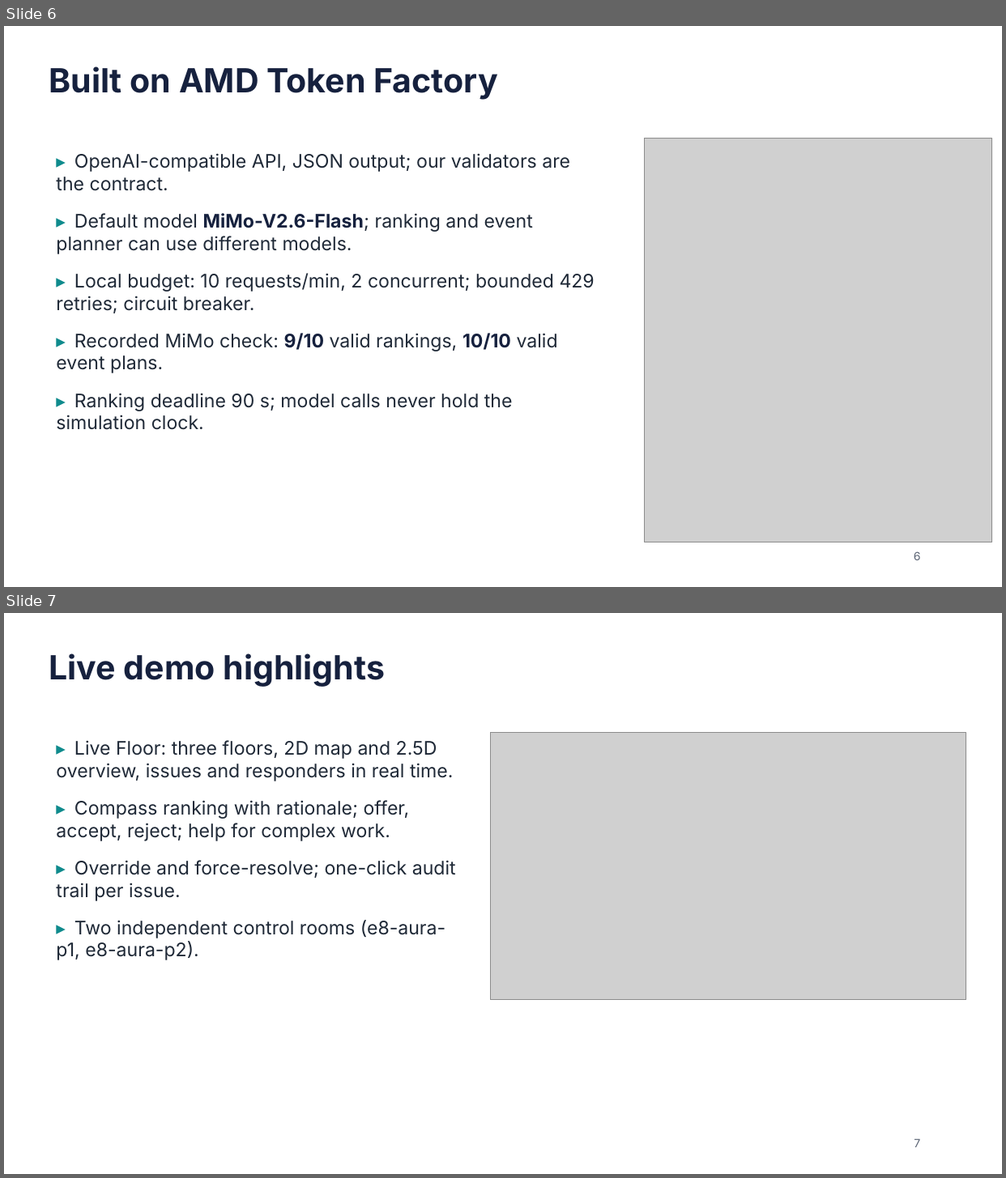
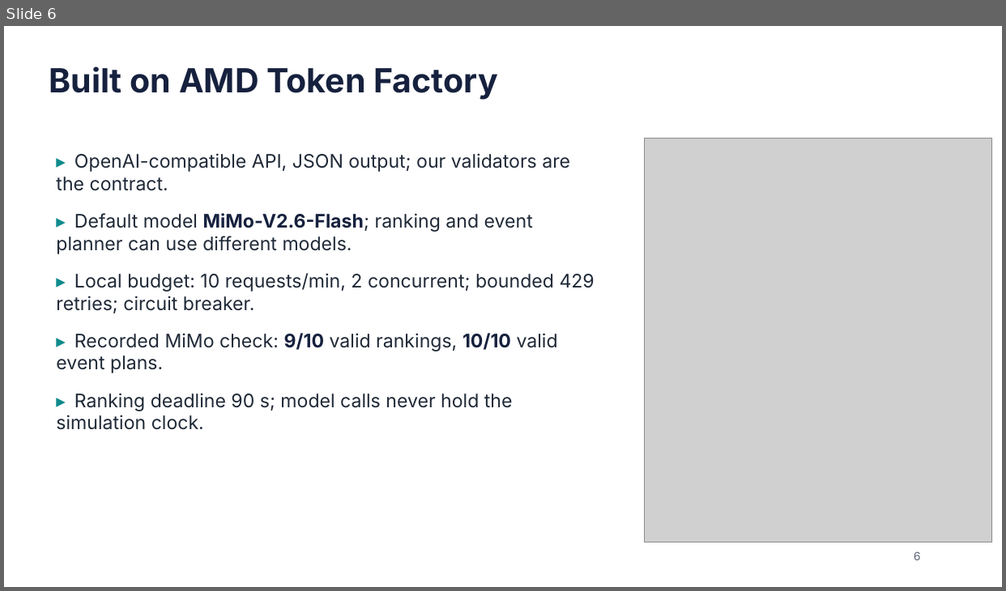
Before and after one commit to e8aura-makodev58/amd-compass, a slide deck: docs/submission/ResponseCompass-deck.pptx. Shown one above the other, each under a label of ours: slides 6 and 7 before the commit, slide 6 after it. The pictures are 1006x1178 and 1006x591 pixels, drawn with LibreOffice and Linux fonts; fonts in the diff are those of the drawing; grey boxes stand for pictures. Boxes give left, top, right and bottom in pixels: in the first picture for what was removed or moved away, otherwise in the second. Text is boxed around its words. In the diff, an @@ line names an element or a change of style, - is before the commit and + after.

```diff
--- a/docs/submission/ResponseCompass-deck.pptx
+++ b/docs/submission/ResponseCompass-deck.pptx
@@ slide 7 removed at (x1=4, y1=613, x2=1002, y2=1174), background #FFFFFF @@
@@ text removed at (x1=49, y1=653, x2=385, y2=687) @@
-Live demo highlights
@@ picture removed at (x1=491, y1=733, x2=966, y2=1000) @@
@@ text removed at (x1=56, y1=740, x2=456, y2=960) @@
-▸ Live Floor: three floors, 2D map and 2.5D overview, issues and responders in real time.
-▸ Compass ranking with rationale; offer, accept, reject; help for complex work.
-▸ Override and force-resolve; one-click audit trail per issue.
-▸ Two independent control rooms (e8-aura-p1, e8-aura-p2).
@@ text removed at (x1=914, y1=1139, x2=920, y2=1148) @@
-7
```
Also in this commit, not shown: 1 slide added, 14 other files.
